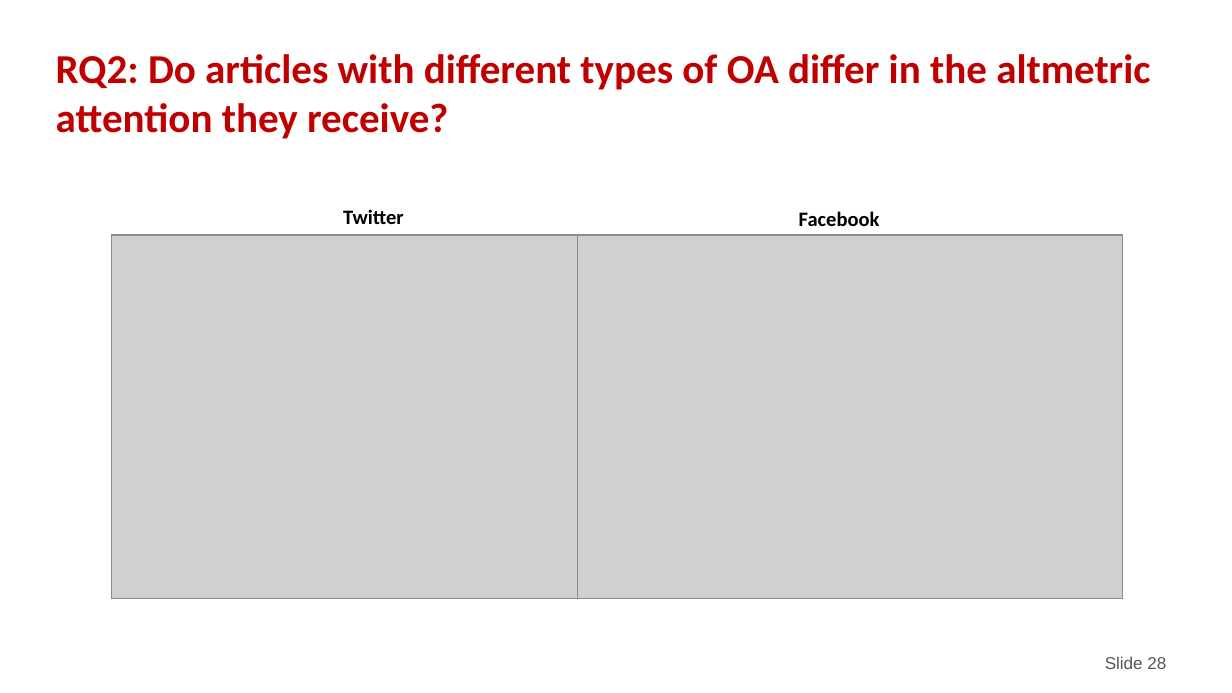
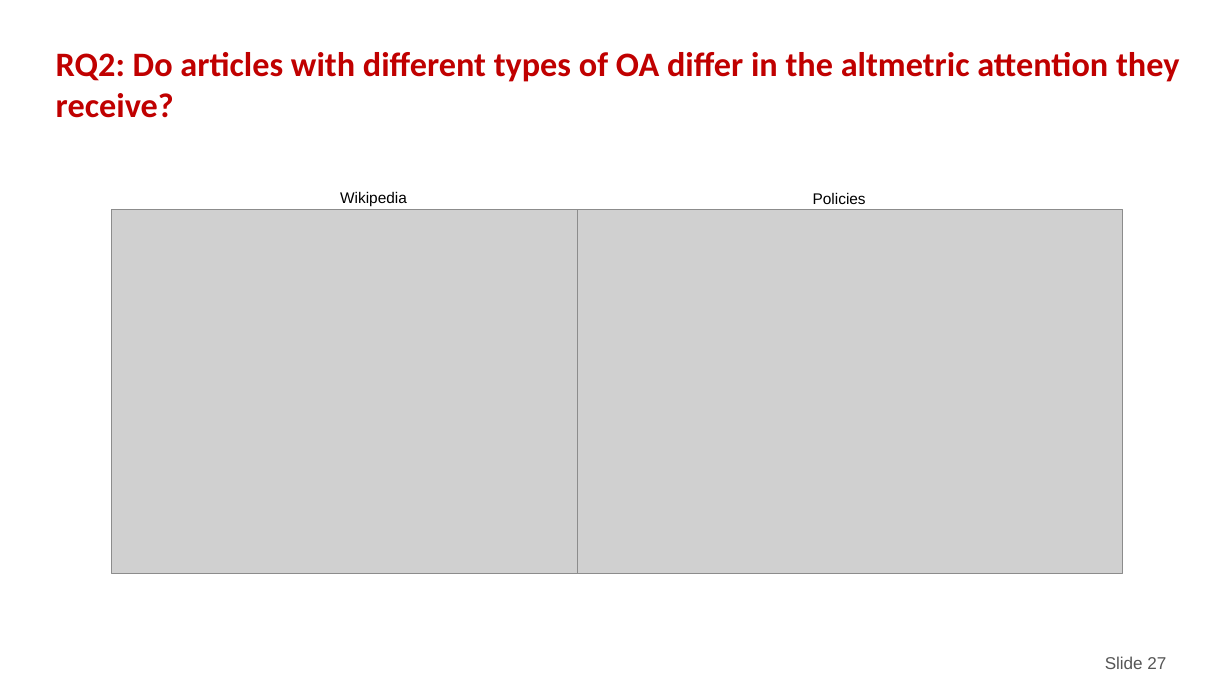
Before and after one commit to nicholasmfraser/oa_altmetrics_cwts, a slide deck: slide 27 of outputs/presentations/CWTS Seminar.pptx (slide 28 before the commit). Drawn at 1232x693 pixels with LibreOffice and Linux fonts; fonts in the diff are those of the drawing; grey boxes stand for pictures; background and template pictures are left out. Boxes give left, top, right and bottom in pixels: in the first picture for what was removed or moved away, otherwise in the second. Text is boxed around its words. In the diff, an @@ line names an element or a change of style, - is before the commit and + after.

```diff
--- a/outputs/presentations/CWTS Seminar.pptx
+++ b/outputs/presentations/CWTS Seminar.pptx
@@ text "RQ2: Do articles with different ..." at [56,52,1179,118]: size 24 to 20 pt @@
@@ picture: place and size @@
-picture at [112,235,658,599]
+picture at [112,209,658,573]
@@ text added at [340,191,407,206], 9 pt, text #000000 @@
+Wikipedia
@@ text removed at [343,209,404,224] @@
-Twitter
@@ picture: place and size @@
-picture at [578,235,1124,599]
+picture at [578,209,1124,573]
@@ text added at [813,192,866,204], 9 pt, text #000000 @@
+Policies
@@ text removed at [799,211,880,226] @@
-Facebook
@@ page number at [1105,656,1166,669]: text changed @@
-Slide 28
+Slide 27
```
Also in this commit, not shown: 27 other slides changed, 7 slides added, 6 slides removed, 1 other file.
